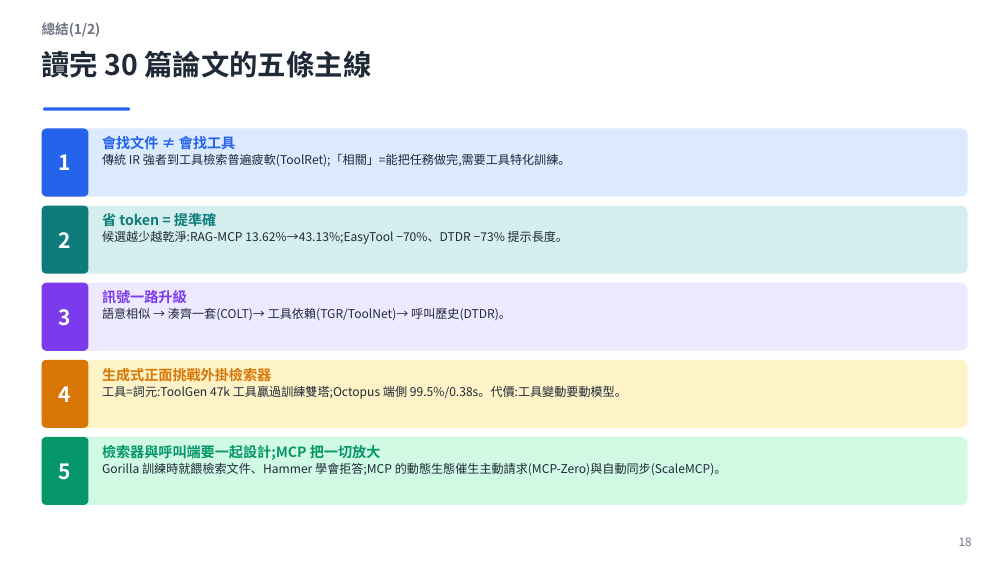
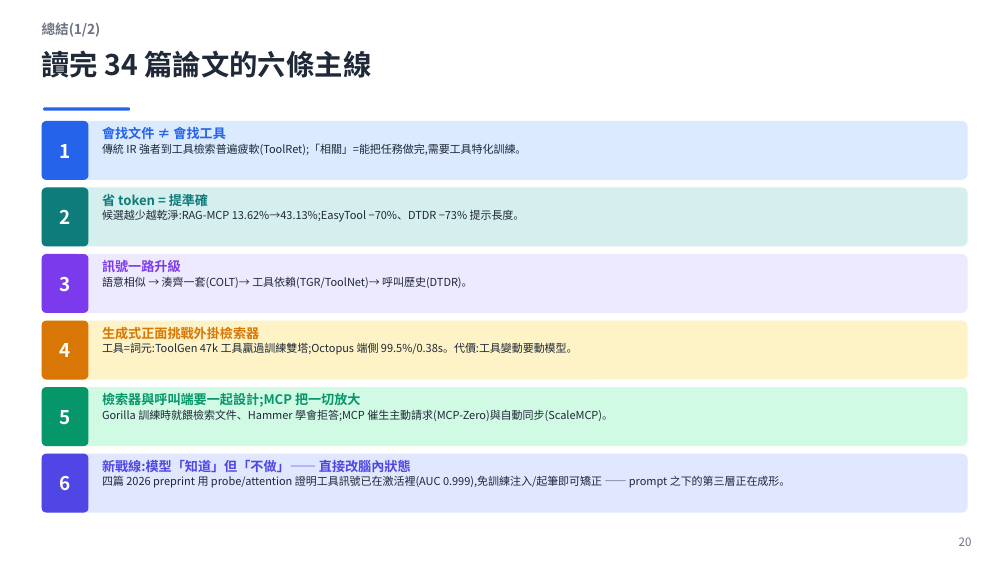
Before and after one commit to dmr1123/triage, a slide deck: slide 20 of LLM工具檢索_入門簡報.pptx (slide 18 before the commit). Drawn at 1008x567 pixels with LibreOffice and Linux fonts; fonts in the diff are those of the drawing. Boxes give left, top, right and bottom in pixels: in the first picture for what was removed or moved away, otherwise in the second. Text is boxed around its words. In the diff, an @@ line names an element or a change of style, - is before the commit and + after.

```diff
--- a/LLM工具檢索_入門簡報.pptx
+++ b/LLM工具檢索_入門簡報.pptx
@@ text at box(42, 50, 372, 78): text changed @@
-讀完 30 篇論文的五條主線
+讀完 34 篇論文的六條主線
@@ text "1": place and size @@
-text "1" at box(59, 154, 71, 170)
+text "1" at box(59, 144, 70, 158)
@@ rounded rectangle: place and size @@
-rounded rectangle at box(42, 129, 968, 197)
+rounded rectangle at box(42, 121, 968, 180)
@@ rounded rectangle: place and size @@
-rounded rectangle at box(42, 129, 88, 197)
+rounded rectangle at box(42, 121, 88, 180)
@@ text "會找文件 ≠ 會找工具": place and size @@
-text "會找文件 ≠ 會找工具" at box(102, 136, 571, 166)
+text "會找文件 ≠ 會找工具" at box(102, 127, 526, 155)
@@ text "會找文件 ≠ 會找工具" at box(102, 127, 526, 155): size 13.5 to 12.5 pt in "會找文件 ≠ 會找工具"; size 11.5 to 10.5 pt in "傳統 IR 強者到工具檢索普遍疲軟(ToolRet);「相關」=能把任務做完,需要工具特化訓練。" @@
@@ text "2": place and size @@
-text "2" at box(59, 232, 71, 248)
+text "2" at box(59, 209, 70, 224)
@@ rounded rectangle: place and size @@
-rounded rectangle at box(42, 206, 968, 274)
+rounded rectangle at box(42, 188, 968, 247)
@@ rounded rectangle: place and size @@
-rounded rectangle at box(42, 206, 88, 274)
+rounded rectangle at box(42, 188, 88, 247)
@@ text "省 token = 提準確": place and size @@
-text "省 token = 提準確" at box(102, 211, 568, 244)
+text "省 token = 提準確" at box(102, 191, 525, 222)
@@ text "省 token = 提準確" at box(102, 191, 525, 222): size 13.5 to 12.5 pt in "省 token = 提準確"; size 11.5 to 10.5 pt in "候選越少越乾淨:RAG-MCP 13.62%→43.13%;EasyTool −70%、DTDR −73% 提示長度。" @@
@@ text "3": place and size @@
-text "3" at box(59, 309, 71, 326)
+text "3" at box(59, 277, 70, 292)
@@ rounded rectangle: place and size @@
-rounded rectangle at box(42, 283, 968, 351)
+rounded rectangle at box(42, 254, 968, 313)
@@ rounded rectangle: place and size @@
-rounded rectangle at box(42, 283, 88, 351)
+rounded rectangle at box(42, 254, 88, 313)
@@ text "訊號一路升級": place and size @@
-text "訊號一路升級" at box(102, 290, 511, 320)
+text "訊號一路升級" at box(102, 260, 473, 288)
@@ text "訊號一路升級" at box(102, 260, 473, 288): size 13.5 to 12.5 pt in "訊號一路升級"; size 11.5 to 10.5 pt in "語意相似 → 湊齊一套(COLT)→ 工具依賴(TGR/ToolNet)→ 呼叫歷史(DTDR)。" @@
@@ text "4": place and size @@
-text "4" at box(59, 386, 71, 402)
+text "4" at box(59, 343, 70, 357)
@@ rounded rectangle: place and size @@
-rounded rectangle at box(42, 360, 968, 428)
+rounded rectangle at box(42, 321, 968, 380)
@@ rounded rectangle: place and size @@
-rounded rectangle at box(42, 360, 88, 428)
+rounded rectangle at box(42, 321, 88, 380)
@@ text "生成式正面挑戰外掛檢索器": place and size @@
-text "生成式正面挑戰外掛檢索器" at box(102, 368, 627, 399)
+text "生成式正面挑戰外掛檢索器" at box(102, 327, 578, 355)
@@ text "生成式正面挑戰外掛檢索器" at box(102, 327, 578, 355): size 13.5 to 12.5 pt in "生成式正面挑戰外掛檢索器"; size 11.5 to 10.5 pt in "工具=詞元:ToolGen 47k 工具贏過訓練雙塔;Octopus 端側 99.5%/0.38s。代價:工具變動要動模 ..." @@
@@ size 20 to 18 pt in 5 elements at box(59, 144, 70, 158), box(59, 209, 70, 224), box(59, 277, 70, 292), box(59, 343, 70, 357), box(59, 410, 70, 425) @@
@@ text "5": place and size @@
-text "5" at box(59, 463, 71, 480)
+text "5" at box(59, 410, 70, 425)
@@ rounded rectangle: place and size @@
-rounded rectangle at box(42, 437, 968, 505)
+rounded rectangle at box(42, 387, 968, 446)
@@ rounded rectangle: place and size @@
-rounded rectangle at box(42, 437, 88, 505)
+rounded rectangle at box(42, 387, 88, 446)
@@ text at box(102, 409, 613, 421): text changed; size 11.5 to 10.5 pt @@
-Gorilla 訓練時就餵檢索文件、Hammer 學會拒答;MCP 的動態生態催生主動請求(MCP-Zero)與自動同步(ScaleMCP)。
+Gorilla 訓練時就餵檢索文件、Hammer 學會拒答;MCP 催生主動請求(MCP-Zero)與自動同步(ScaleMCP)。
@@ text at box(102, 393, 361, 407): size 13.5 to 12.5 pt in "檢索器與呼叫端要一起設計;MCP 把一切放大" @@
@@ text "檢索器與呼叫端要一起設計;MCP 把一切放大": place and size @@
-text "檢索器與呼叫端要一起設計;MCP 把一切放大" at box(102, 445, 727, 475)
+text "檢索器與呼叫端要一起設計;MCP 把一切放大" at box(102, 393, 613, 421)
@@ rounded rectangle added at box(42, 454, 968, 513), fill #E0E7FF @@
@@ rounded rectangle added at box(42, 454, 88, 513), fill #4F46E5 @@
@@ text added at box(59, 476, 70, 490), 18 pt, text #FFFFFF, bold @@
+6
@@ text added at box(102, 460, 791, 488), 10.5 pt, text #1F2937 @@
+新戰線:模型「知道」但「不做」—— 直接改腦內狀態
+四篇 2026 preprint 用 probe/attention 證明工具訊號已在激活裡(AUC 0.999),免訓練注入/起筆即可矯正 —— prompt 之下的第三層正在成形。
@@ text at box(959, 537, 972, 546): text changed @@
-18
+20
```
Also in this commit, not shown: 6 other slides changed, 2 slides added.
